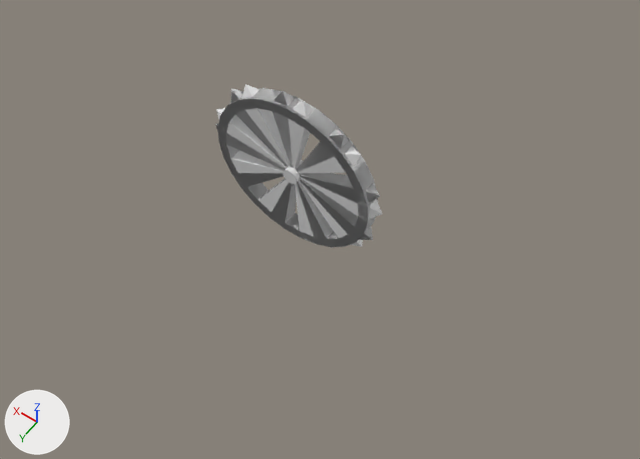
One commit to the FBX model Blender/FBX/Digger Wheels.fbx: the scene before it, then after it.
The view is the same before and after, from a camera (50 mm lens) standing at (-2.43, 2.29, 2.52) and looking at (-0.87, 0.11, -0.91). Arrows for +X, +Y and +Z are at lower left; the lights stay in place.

Script lines for the objects in view, before the commit:
```python
me_cylinder_002 = bpy.data.meshes.new('Cylinder.002')
me_cylinder_002.from_pydata(...)  # 236 vertices, 297 faces; spans x -0.497..0.518, y -0.05..0.044, z -0.505..0.516
me_cylinder_021 = bpy.data.meshes.new('Cylinder.021')
me_cylinder_021.from_pydata(...)  # 236 vertices, 297 faces; spans x -0.497..0.518, y -0.05..0.044, z -0.505..0.516
me_cylinder_023 = bpy.data.meshes.new('Cylinder.023')
me_cylinder_023.from_pydata(...)  # 236 vertices, 297 faces; spans x -0.518..0.497, y -0.044..0.05, z -0.505..0.516
ob_wheel_5 = bpy.data.objects.new('Wheel 5', me_cylinder_002)
ob_wheel_5.location = (-0.596, -0.062, -0.812)
ob_wheel_5_004 = bpy.data.objects.new('Wheel 5.004', me_cylinder_021)
ob_wheel_5_004.location = (-0.596, -0.062, -0.812)
ob_wheel_5_005 = bpy.data.objects.new('Wheel 5.005', me_cylinder_023)
ob_wheel_5_005.location = (-0.596, -0.062, -0.812)
```
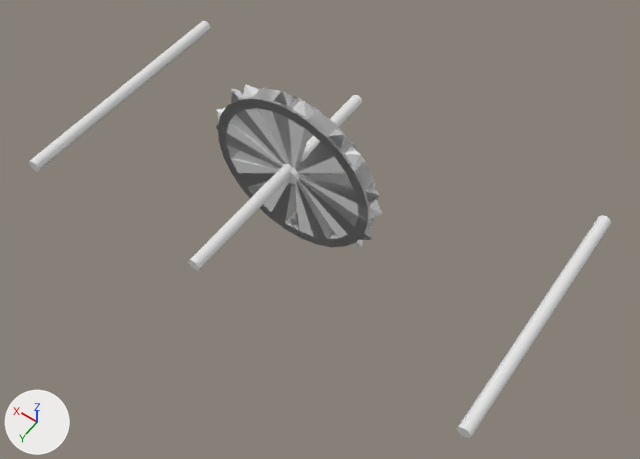
Location of each change, (x1, y1, x2, y2) in pixels of the pictures (640 x 459 px):
'Digger.001', added: after (29, 21, 611, 438)

Patch to the scene script:
```diff
--- a/Blender/FBX/Digger Wheels.fbx.py
+++ b/Blender/FBX/Digger Wheels.fbx.py
@@ me_cube_000 @@
+me_cube_000.from_pydata(...)  # 54 vertices, 72 faces; spans x -1.43..1.11, y -0.59..0.75, z -0.01..0.06
@@ ob_digger_001 @@
+ob_digger_001 = bpy.data.objects.new('Digger.001', me_cube_000)
+ob_digger_001.location = (-0.596, -0.062, -0.812)
```
